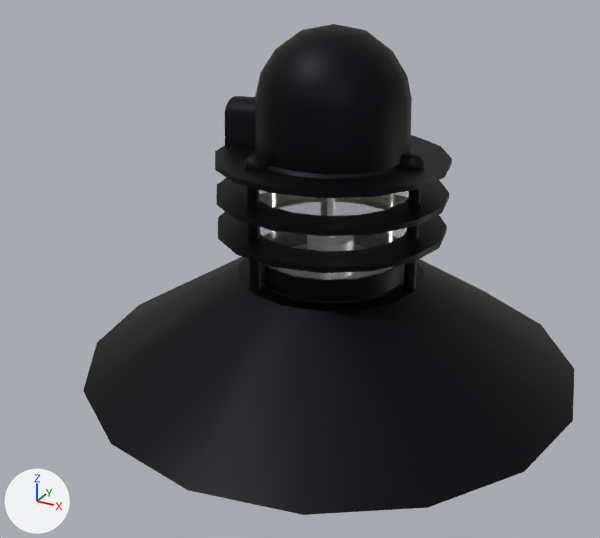
A saved change to the glTF model GLBFiles/Beleuchtung/Lampen/Nyhavn_Park.glb.
Both versions are drawn from a 50 mm camera at (0.681, -1.038, 0.29) aimed at (0.099, 0.02, -0.239). Lighting does not change. The marker at lower left points along +X, +Y and +Z. The picture after the commit comes second. Where no turn or scale is listed for an object, it has been applied to the vertices. Vertices at exactly the same position are counted once.

Before the edit, the objects in view are built like this:
```python
ob_beziercurve_002 = bpy.data.objects.new('BezierCurve.002', me_beziercurve_003)
ob_beziercurve_002.location = (0.162, 0.0, -0.134)
ob_cylinder_001 = bpy.data.objects.new('Cylinder.001', me_cylinder_001)
ob_cylinder_001.location = (0.162, 0.0, -0.134)
ob_cylinder_002 = bpy.data.objects.new('Cylinder.002', me_cylinder_002)
ob_cylinder_002.location = (0.045, 0.0, 0.0)
ob_glas = bpy.data.objects.new('Glas', me_beziercurve_001)
ob_glas.location = (0.162, 0.0, -0.134)
ob_sphere = bpy.data.objects.new('Sphere', me_sphere)
ob_sphere.location = (0.162, 0.0, -0.134)
```
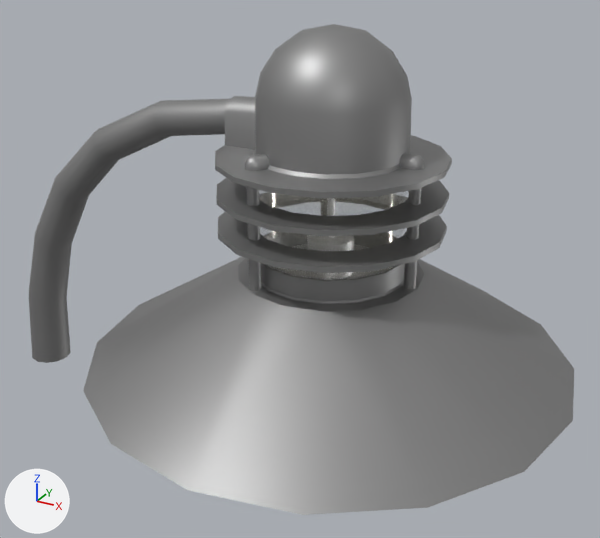
The newer file is also turned or shifted as a whole; pictures and numbers use the older file's frame.

Changed parts and their boxes [x1, y1, x2, y2] in the pictures (600 x 538 px):
'BezierCurve.001', added: after [29, 99, 230, 363]
'Cylinder.002', recoloured (black to grey): [224, 96, 255, 150] in both
'Cylinder.001', recoloured: [246, 186, 422, 291] in both
'Sphere', recoloured (black to grey): [244, 153, 424, 171] in both
part 1 of me_beziercurve_003, recoloured (black to grey): [83, 24, 574, 515] in both

Edits to the bpy script that builds the scene:
```text
Add img_ral_7004_signalgrau:
    img_ral_7004_signalgrau = load_image('RAL_7004_Signalgrau', '_unpacked/RAL_7004_Signalgrau', 16, 16, 'sRGB')
Add mat_signalgrau:
    mat_signalgrau = principled_material('Signalgrau')
    mat_signalgrau.texture = img_ral_7004_signalgrau
    mat_signalgrau.metallic = 0.8
Change me_sphere:
    where me_sphere.from_pydata(...)  # 90 vertices, 168 faces; spans x -0.077..0.14, y -0.123..0.123, z 0.094..0.112
    remove me_sphere.materials.append(mat_tiefschwarz)  # picture img_ral_9005_tiefschwarz
    add me_sphere.materials.append(mat_signalgrau)  # picture img_ral_7004_signalgrau
Change me_cylinder_002:
    where me_cylinder_002.from_pydata(...)  # 18 vertices, 32 faces; spans x -0.0468..0.0149, y -0.03..0.03, z -0.0419..0.0316
    remove me_cylinder_002.materials.append(mat_tiefschwarz)  # picture img_ral_9005_tiefschwarz
    add me_cylinder_002.materials.append(mat_signalgrau)  # picture img_ral_7004_signalgrau
Change me_cylinder_001:
    where me_cylinder_001.from_pydata(...)  # 48 vertices, 84 faces; spans x -0.073..0.138, y -0.121..0.121, z -0.087..0.09
    remove me_cylinder_001.materials.append(mat_tiefschwarz)  # picture img_ral_9005_tiefschwarz
    add me_cylinder_001.materials.append(mat_signalgrau)  # picture img_ral_7004_signalgrau
Change me_beziercurve_003:
    where me_beziercurve_003.from_pydata(...)  # 576 vertices, 1088 faces; spans x -0.381..0.381, y -0.381..0.381, z -0.238..0.275
    used by ob_beziercurve_002; location = (0.162, 0.0, -0.134)
    me_beziercurve_003 part 1: all 768 faces that had it switch from mat_tiefschwarz (picture img_ral_9005_tiefschwarz) to mat_signalgrau (picture img_ral_7004_signalgrau)
Add me_beziercurve_002:
    me_beziercurve_002.from_pydata(...)  # 84 vertices, 144 faces; spans x -0.495..0.032, y -0.038..0.038, z -0.533..0.029
    me_beziercurve_002.materials.append(mat_signalgrau)  # picture img_ral_7004_signalgrau
Add ob_beziercurve_001:
    ob_beziercurve_001 = bpy.data.objects.new('BezierCurve.001', me_beziercurve_002)
    ob_beziercurve_001.location = (0.0, 0.0, 0.0)
```
